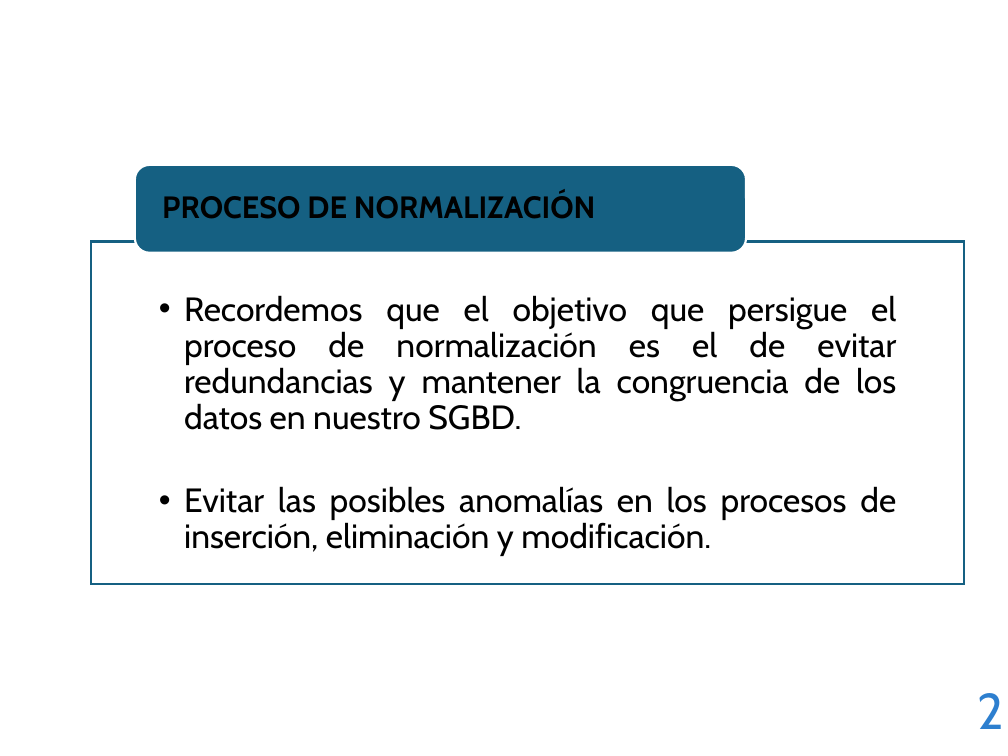
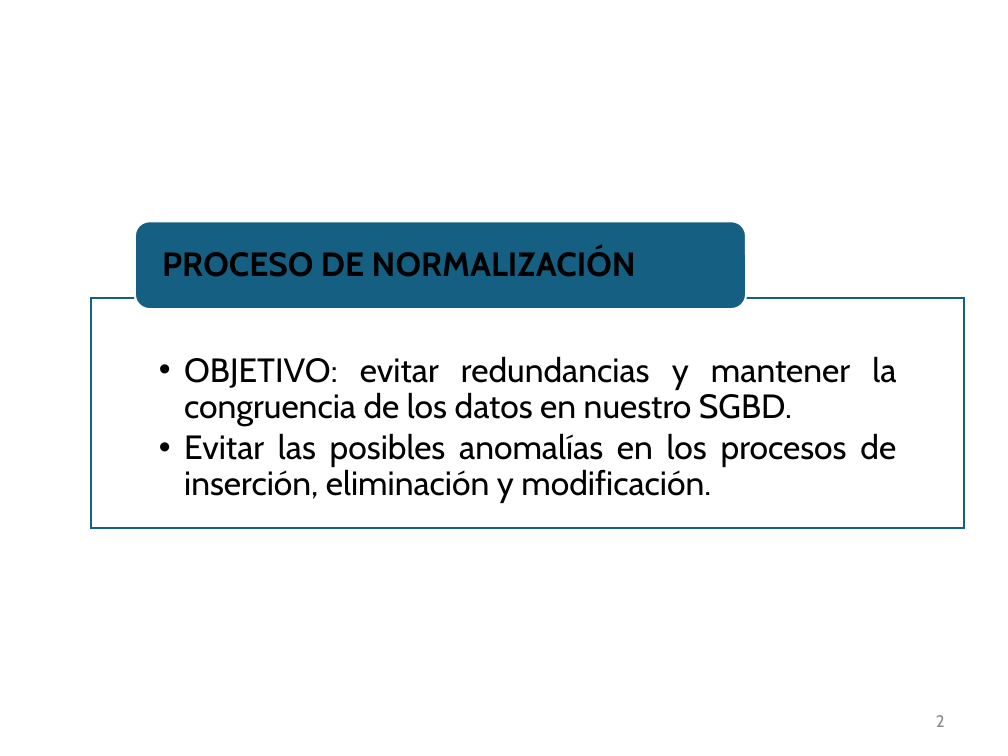
Before and after one commit to NuriaCelis/GBD25-26, a slide deck: slide 2 of Tema2/EJEMPLOS NORMALIZACION.pptx. Drawn at 1008x756 pixels with LibreOffice and Linux fonts; fonts in the diff are those of the drawing. Boxes give left, top, right and bottom in pixels: in the first picture for what was removed or moved away, otherwise in the second. Text is boxed around its words. In the diff, an @@ line names an element or a change of style, - is before the commit and + after.

```diff
--- a/Tema2/EJEMPLOS NORMALIZACION.pptx
+++ b/Tema2/EJEMPLOS NORMALIZACION.pptx
@@ rounded rectangle: place and size @@
-rounded rectangle at box(135, 165, 746, 253)
+rounded rectangle at box(135, 222, 746, 309)
@@ text "PROCESO DE NORMALIZACIÓN": place and size @@
-text "PROCESO DE NORMALIZACIÓN" at box(162, 192, 595, 219)
+text "PROCESO DE NORMALIZACIÓN" at box(162, 248, 636, 277)
@@ text "PROCESO DE NORMALIZACIÓN" at box(162, 248, 636, 277): size 22 to 24 pt @@
@@ text "OBJETIVO: evitar redundancias y mantener ...": place and size @@
-text "OBJETIVO: evitar redundancias y mantener ..." at box(184, 295, 896, 556)
+text "OBJETIVO: evitar redundancias y mantener ..." at box(184, 356, 896, 503)
@@ rectangle: place and size @@
-rectangle at box(92, 242, 965, 585)
+rectangle at box(92, 298, 965, 528)
@@ text at box(184, 356, 896, 426): text changed @@
-  • Recordemos que el objetivo que persigue el proceso de normalización es el de evitar redundancias y mantener la congruencia de los datos en nuestro SGBD.
+  • OBJETIVO: evitar redundancias y mantener la congruencia de los datos en nuestro SGBD.
@@ page number: place and size @@
-page number at box(978, 693, 1004, 729)
+page number at box(936, 715, 945, 727)
@@ page number at box(936, 715, 945, 727): size 36 to 12 pt, text colour #2D7FCF to #8C8C8C; line spacing 0.9 to 1 @@
```
Also in this commit, not shown: 8 other slides changed, 1 slide added, 4 other files.
